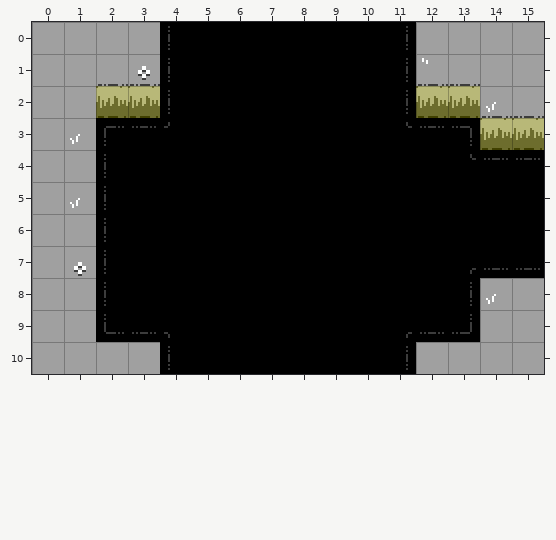
A Tiled map gets an edit: art/rooms/GrassyTest_Standard_NES.tmx. The picture above was drawn from the file before the commit.
Cells are 16x16 px. Shown: x 0..15, y 0..10.
New version:
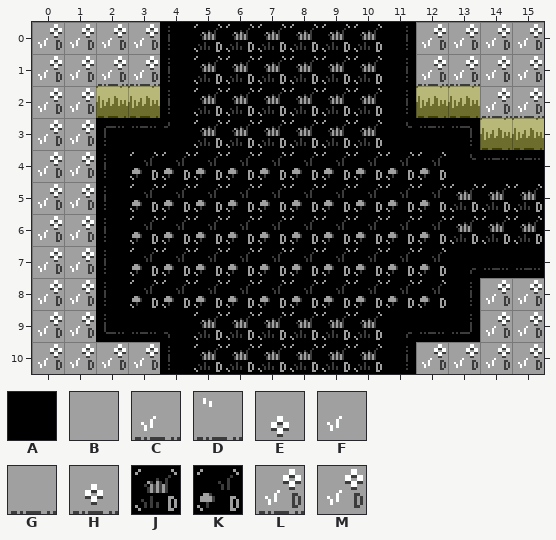
Key: from "DiscoFloorTiles": A 0 "floor"; from "MapTiles": B 2 "map", C 20 "map", D 21 "map", E 22 "map", F 23 "map", G 24 "map", H 25 "map"; from "TechnicalTiles": J 1 "detail", K 3 "detail", L 17 "detail", M 18 "detail".
_ is an empty cell.
From the commit log: Add in a bunch of technical tiles in prep for the new room/floor gen
From old to new:
{"where": "layer \"Base\""}
{"y":0,"x":0,"old":"BBBB","new":"MMMM"}
{"y":0,"x":5,"old":"AAAAAA","new":"JJJJJJ"}
{"y":0,"x":12,"old":"BBBB","new":"MMMM"}
{"y":1,"x":0,"old":"BBGH","new":"MMLL"}
{"y":1,"x":5,"old":"AAAAAA","new":"JJJJJJ"}
{"y":1,"x":12,"old":"DGBB","new":"LLMM"}
{"y":2,"x":0,"old":"BB","new":"MM"}
{"y":2,"x":5,"old":"AAAAAA","new":"JJJJJJ"}
{"y":2,"x":14,"old":"CG","new":"LL"}
{"y":3,"x":0,"old":"BF","new":"MM"}
{"y":3,"x":5,"old":"AAAAAA","new":"JJJJJJ"}
{"y":4,"x":0,"old":"BB","new":"MM"}
{"y":4,"x":3,"old":"AAAAAAAAAA","new":"KKKKKKKKKK"}
{"y":5,"x":0,"old":"BF","new":"MM"}
{"y":5,"x":3,"old":"AAAAAAAAAAAAA","new":"KKKKKKKKKKJJJ"}
{"y":6,"x":0,"old":"BB","new":"MM"}
{"y":6,"x":3,"old":"AAAAAAAAAAAAA","new":"KKKKKKKKKKJJJ"}
{"y":7,"x":0,"old":"BE","new":"MM"}
{"y":7,"x":3,"old":"AAAAAAAAAA","new":"KKKKKKKKKK"}
{"y":8,"x":0,"old":"BB","new":"MM"}
{"y":8,"x":3,"old":"AAAAAAAAAA","new":"KKKKKKKKKK"}
{"y":8,"x":14,"old":"FB","new":"MM"}
{"y":9,"x":0,"old":"BB","new":"MM"}
{"y":9,"x":5,"old":"AAAAAA","new":"JJJJJJ"}
{"y":9,"x":14,"old":"BB","new":"MM"}
{"y":10,"x":0,"old":"BBBB","new":"MMMM"}
{"y":10,"x":5,"old":"AAAAAA","new":"JJJJJJ"}
{"y":10,"x":12,"old":"BBBB","new":"MMMM"}
{"label":"changed","picture_box":[38,24,542,372]}
